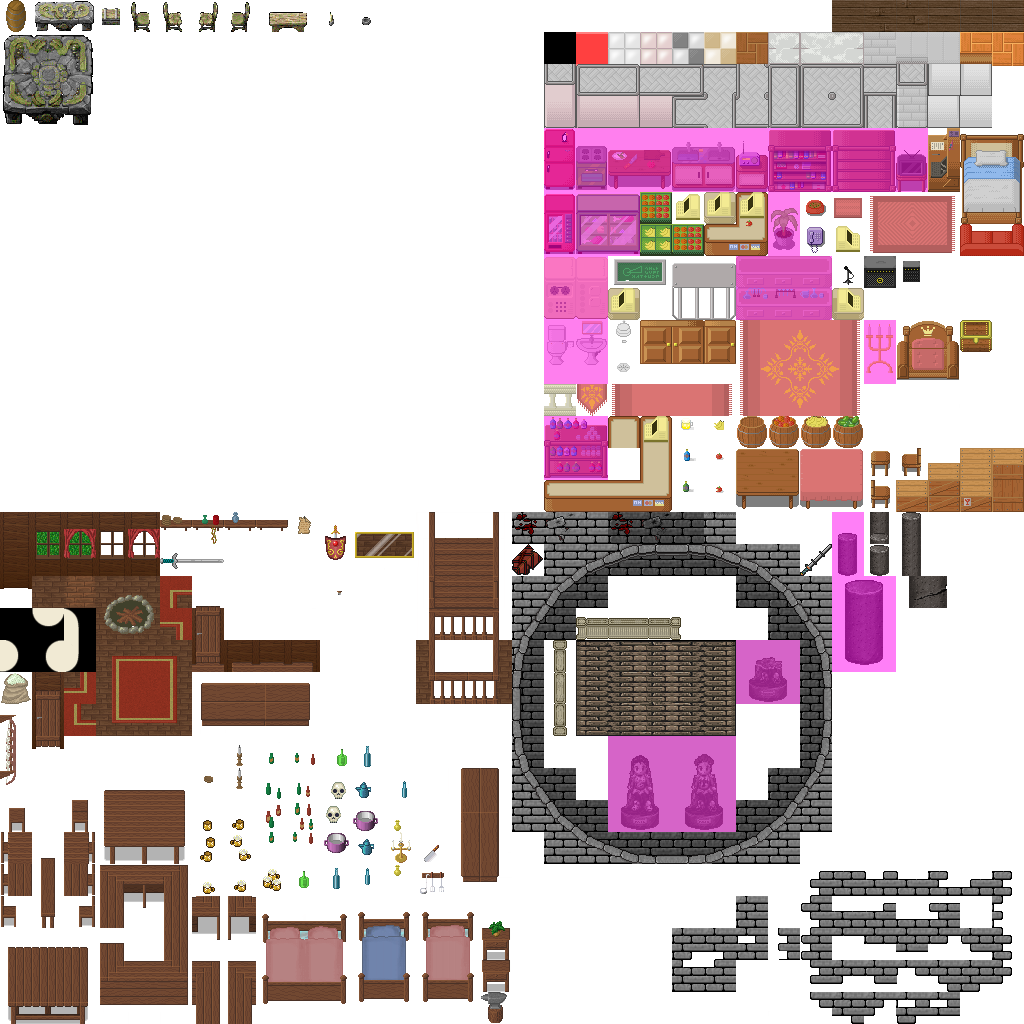
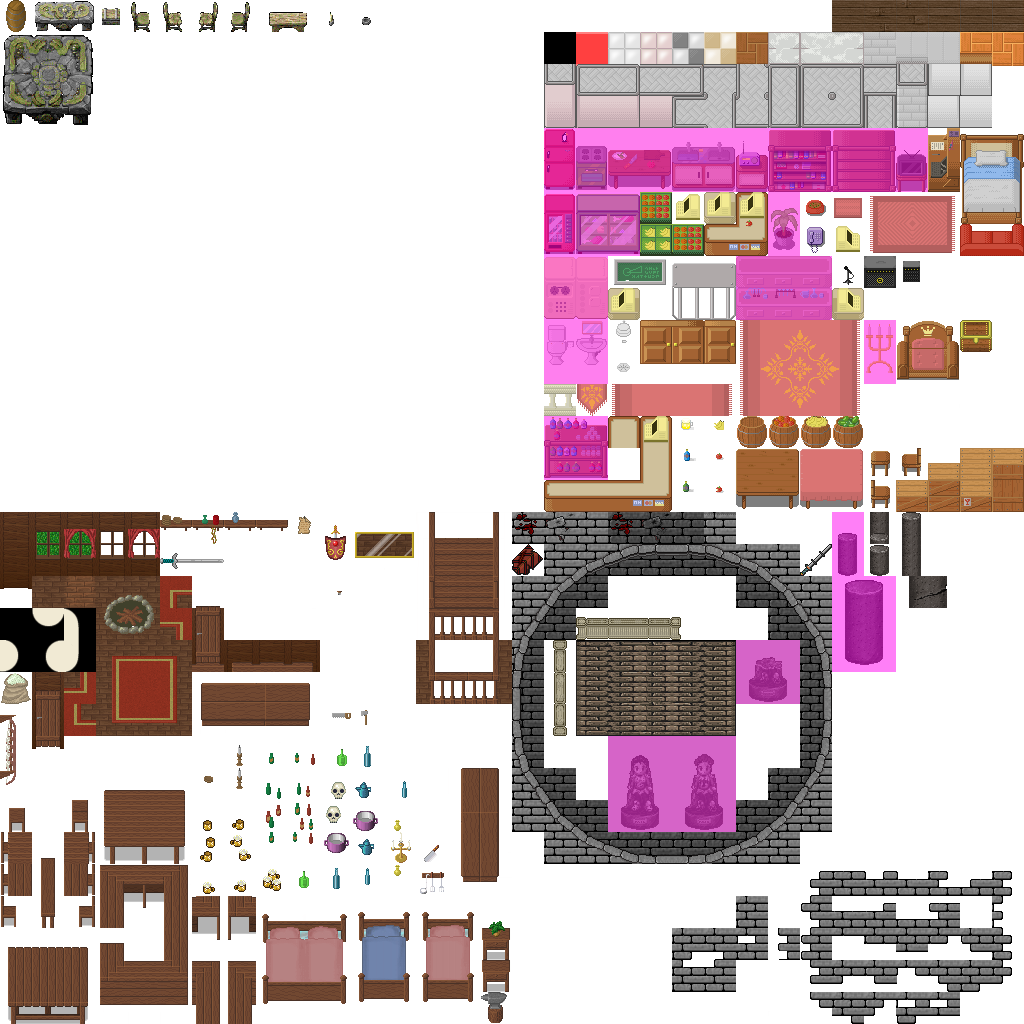
Layers edited between the first and the second 1024 x 1024 image:
painted on "Hintergrund" over (x1=332, y1=710, x2=368, y2=725)
